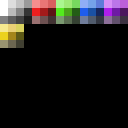
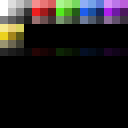
Revision of a layered 128x128 image; what changed, layer by layer:
painted on "Background" over (0, 48, 128, 56)
